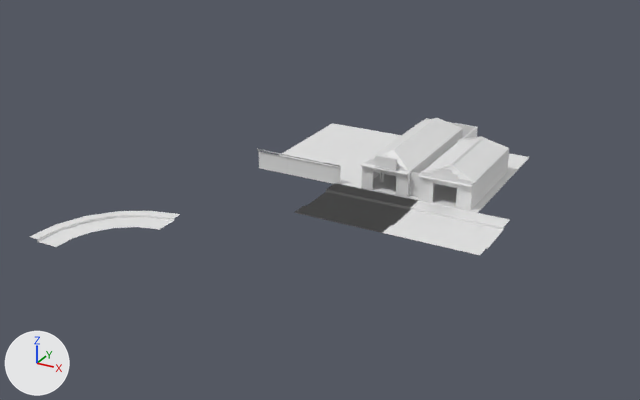
What one commit did to the Blender file assets/sceneOne.blend.
One viewpoint serves both versions: a 50 mm camera at (59.4, -113.0, 56.6) aimed at (-1.1, -3.1, 1.6). Arrows for +X, +Y and +Z are at lower left; the lights stay in place.

Names of what the first picture shows: 'Cube.005', 'Cube.006', 'Curva', 'FrentePontaTelhado.006', 'Parede02.090', 'Piso', 'Piso.002', 'Piso.003', 'Piso.004', 'Reta-col', 'Reta.001', 'Vitro.002'.
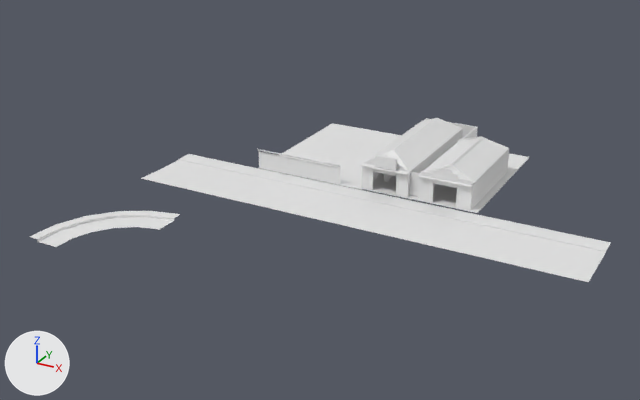
Edits to the bpy script that builds the scene:
```text
Change me_plane:
    used by ob_reta_col; location = (0.0, 0.0, 0.0); scale = (3.6, 3.6, 3.6)
    remove me_plane.from_pydata(...)  # 8 vertices, 3 faces; spans x -1.0..3.13, y 0.0..1.85, z 0.0..0.11
    add me_plane.from_pydata(...)  # 0 vertices, 0 faces; spans empty
    me_plane part 1: the whole mesh is rebuilt
Add me_plane_010:
    me_plane_010.from_pydata(...)  # 15 vertices, 7 faces; spans x -3.0..1.0, y -2.58..1.0, z -2.06..0.18
Add me_plane_014:
    me_plane_014.from_pydata([(3.13, 1.0, 0.04), (-1.0, 1.0, 0.04), (-1.0, 1.0, 0.0), (3.13, 1.0, 0.0), (-1.0, 0.0, 0.0), (3.13, 0.0, 0.0), (3.13, 1.85, 0.04), (-1.0, 1.85, 0.04)], [], [(4, 5, 3, 2), (2, 3, 0, 1), (1, 0, 6, 7)])
Remove ob_reta_001:
    ob_reta_001 = bpy.data.objects.new('Reta.001', me_plane_003)
    ob_reta_001.location = (14.9, 0.0, 0.0)
    ob_reta_001.scale = (3.6, 3.6, 3.6)
    _m = ob_reta_001.modifiers.new('Mirror', 'MIRROR')
    _m.use_axis = (False, True, False)
Add ob_banheiro_col:
    ob_banheiro_col = bpy.data.objects.new('banheiro-col', me_plane_010)
    ob_banheiro_col.location = (3.5, 13.6, 1.6)
    ob_banheiro_col.rotation_euler = (0.0, 1.571, 0.0)  # degrees (0, 90, 0)
    _m = ob_banheiro_col.modifiers.new('Solidify', 'SOLIDIFY')
    _m.thickness = 0.16
    _m.use_even_offset = True
Add ob_reta_002:
    ob_reta_002 = bpy.data.objects.new('Reta.002', me_plane_014)
    ob_reta_002.location = (29.7, 0.0, 0.0)
    ob_reta_002.scale = (3.6, 3.6, 3.6)
    _m = ob_reta_002.modifiers.new('Mirror', 'MIRROR')
    _m.use_axis = (False, True, False)
Add ob_reta_002_col_002:
    ob_reta_002_col_002 = bpy.data.objects.new('Reta.002-col.002', me_plane_014.copy())
    ob_reta_002_col_002.location = (-29.7, 0.0, 0.0)
    ob_reta_002_col_002.scale = (3.6, 3.6, 3.6)
    _m = ob_reta_002_col_002.modifiers.new('Mirror', 'MIRROR')
    _m.use_axis = (False, True, False)
Add ob_reta_002_col_001:
    ob_reta_002_col_001 = bpy.data.objects.new('Reta.002-col.001', me_plane_014.copy())
    ob_reta_002_col_001.location = (-14.9, 0.0, 0.0)
    ob_reta_002_col_001.scale = (3.6, 3.6, 3.6)
    _m = ob_reta_002_col_001.modifiers.new('Mirror', 'MIRROR')
    _m.use_axis = (False, True, False)
Add ob_reta_001_col:
    ob_reta_001_col = bpy.data.objects.new('Reta.001-col', me_plane_014.copy())
    ob_reta_001_col.location = (14.9, 0.0, 0.0)
    ob_reta_001_col.scale = (3.6, 3.6, 3.6)
    _m = ob_reta_001_col.modifiers.new('Mirror', 'MIRROR')
    _m.use_axis = (False, True, False)
```

Changed parts and their boxes [x1, y1, x2, y2] in the pictures (640 x 400 px):
'Reta.002', added: after [481, 221, 611, 282]
'Reta.001-col', added: after [382, 202, 510, 257]
'Reta.001', deleted: before [383, 201, 509, 255]
'Reta-col', no longer drawn: before [295, 183, 418, 233]
'Reta.002-col.001', added: after [214, 169, 335, 214]
'Reta.002-col.002', added: after [141, 154, 259, 195]
'banheiro-col', added: after [374, 172, 393, 181]
'Reta.002-col', unchanged, uncovered by the edit: after [295, 185, 418, 234]
